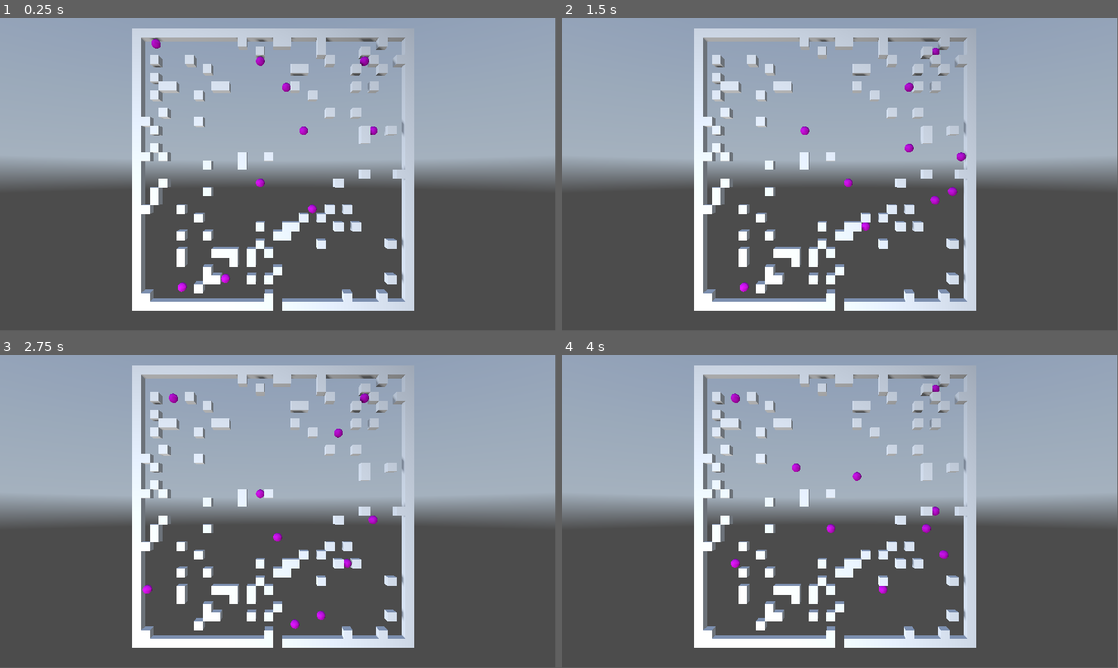
Above: before the commit, frames 1-4 (two rows, left to right).
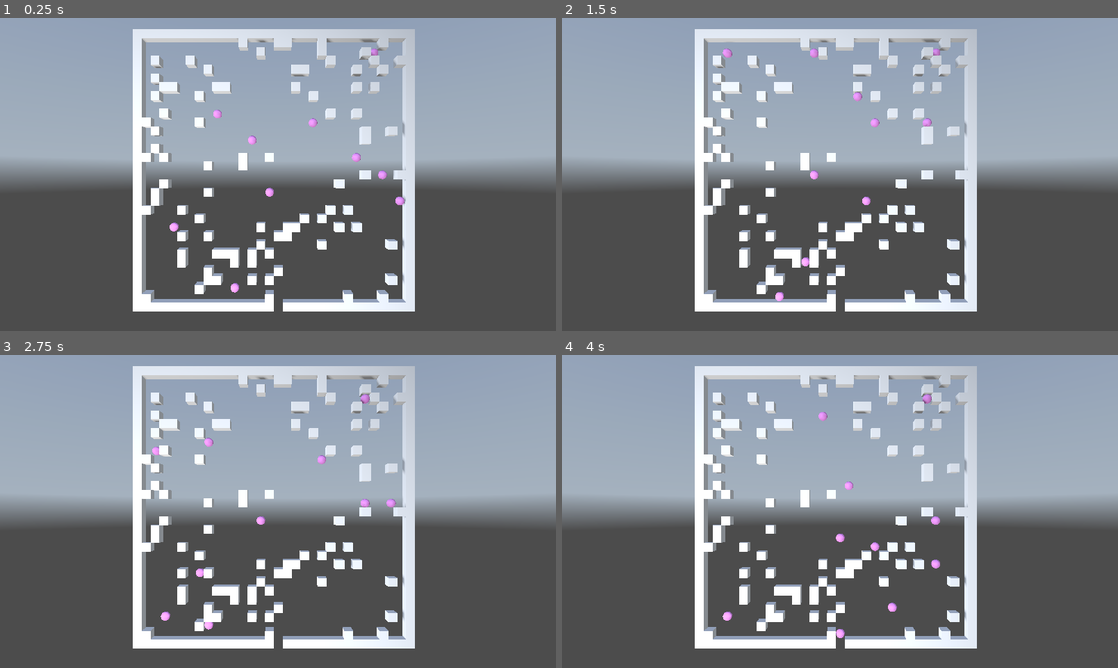
Above: after the commit, the same moments.

Repository: kasworld/gd4snakebyte3d
Game: Godot game, scene res://main.tscn
Two runs of this game, one before a commit and one after it. Both use one fixed random seed, a clock stepped at 60 frames per second and the inputs below. A sky picture missing from this copy of the repository is replaced by a grey-blue gradient.
Inputs (mouse positions are in pixels of both pictures, inside the frame that each line leads up to):
- Up to frame 1 (0.25 s): no input
- Up to frame 2 (1.5 s): tap Enter at 0.5 s; move the mouse to (962, 158) at 0.52 s; click (962, 158) at 0.67 s; move the mouse to (728, 190) at 1.27 s; click (728, 190) at 1.42 s
- Up to frame 3 (2.75 s): move the mouse to (333, 442) at 2.02 s; click (333, 442) at 2.17 s
- Up to frame 4 (4 s): move the mouse to (812, 574) at 2.77 s; click (812, 574) at 2.92 s; move the mouse to (1006, 558) at 3.52 s; click (1006, 558) at 3.67 s
In our replay, the window is 799x449 before the commit and 800x450 after it. These sizes can differ from the game's own. Grey fills any space a smaller window leaves; there, only what the larger window draws over its background counts as a difference.

The runs differ from the first frame. In frame 1, 5.1% of the frame differs, in the area x 23-100%, y 0-94%; in frame 2, 5.1%; in frame 3, 5.1%; in frame 4, 5.1%.

Commit message:
plum test

Diff:
--- a/lib/dir8_lib.gd
+++ b/lib/dir8_lib.gd
@@ -15,6 +15,10 @@
 
 static func Dir2Str(d :Dir) -> String:
 	return Dir.keys()[d]
+
+static func IsDiagonal(d :Dir) -> bool:
+	var vt = Dir2Vt[d]
+	return vt.x != 0 and vt.y != 0
 
 static func DirOpppsite(d :Dir) -> Dir:
 	return (d + Dir.size()/2) % Dir.size()
--- a/main.gd
+++ b/main.gd
@@ -1,6 +1,4 @@
 extends Node3D
-
-
 
 func _ready() -> void:
 	var vp_size = get_viewport().get_visible_rect().size
@@ -9,3 +7,17 @@
 	$Camera3D.position = Vector3(centerx, centery, Settings.FieldWidth)
 	$Camera3D.look_at(Vector3(centerx, centery, 0))
 	$OmniLight3D.position = Vector3(0, 0, Settings.FieldWidth)
+
+var key2fn = {
+	KEY_ESCAPE:_on_button_esc_pressed,
+}
+func _unhandled_input(event: InputEvent) -> void:
+	if event is InputEventKey and event.pressed:
+		var fn = key2fn.get(event.keycode)
+		if fn != null:
+			fn.call()
+	elif event is InputEventMouseButton and event.is_pressed():
+		pass
+
+func _on_button_esc_pressed() -> void:
+	get_tree().quit()
--- a/main.tscn
+++ b/main.tscn
@@ -13,6 +13,9 @@
 [sub_resource type="Environment" id="Environment_lquwl"]
 background_mode = 2
 sky = SubResource("Sky_1bvp3")
+ambient_light_source = 3
+ambient_light_color = Color(1, 1, 1, 1)
+ambient_light_sky_contribution = 0.9
 
 [node name="Main" type="Node3D"]
 script = ExtResource("1_ig7tw")
--- a/plum.gd
+++ b/plum.gd
@@ -1,14 +1,16 @@
 extends Node3D
 class_name Plum
 
+var number :int
 var pos2d :Vector2i
 var move_dir :Dir8Lib.Dir
 var field :PlacedThings
 
 func _to_string() -> String:
-	return "Plum (%d,%d) %s" % [pos2d.x,pos2d.y, move_dir]
+	return "Plum%d (%d,%d) %s" % [number, pos2d.x,pos2d.y, move_dir]
 
-func init(f :PlacedThings, p2d :Vector2i, d :Dir8Lib.Dir) -> Plum:
+func init(f :PlacedThings, p2d :Vector2i, d :Dir8Lib.Dir, n :int) -> Plum:
+	number = n
 	field = f
 	pos2d = p2d
 	move_dir = d
@@ -45,8 +47,12 @@
 func move2d() -> void:
 	var new_dir = find_new_dir(pos2d, move_dir)
 	if field_get(pos2d, new_dir) == null : # 이동 가능
-		move_dir = new_dir
-		pos2d = pos2d + Dir8Lib.Dir2Vt[move_dir]
+		pos2d = pos2d + Dir8Lib.Dir2Vt[new_dir]
+		if move_dir != new_dir:
+			if not Dir8Lib.IsDiagonal(move_dir):
+				move_dir = Dir8Lib.DiagonalList.pick_random()
+			else:
+				move_dir = new_dir
 	else:
 		print_debug(self)
-		move_dir = Dir8Lib.DiagonalList.pick_random()
+		move_dir = Dir8Lib.Dir.values().pick_random()
--- a/plum.tscn
+++ b/plum.tscn
@@ -3,7 +3,7 @@
 [ext_resource type="Script" uid="uid://jhaourn2k7qe" path="res://plum.gd" id="1_3dh1o"]
 
 [sub_resource type="StandardMaterial3D" id="StandardMaterial3D_3dh1o"]
-albedo_color = Color(0.855315, 0.00064707, 0.866748, 1)
+albedo_color = Color(1, 0.643137, 1, 1)
 
 [sub_resource type="SphereMesh" id="SphereMesh_3dh1o"]
 material = SubResource("StandardMaterial3D_3dh1o")
--- a/project.godot
+++ b/project.godot
@@ -25,3 +25,5 @@
 
 window/size/viewport_width=1920
 window/size/viewport_height=1080
+window/stretch/mode="viewport"
+window/stretch/aspect="ignore"
--- a/stage.gd
+++ b/stage.gd
@@ -14,11 +14,11 @@
 	#field.set_at( Vector2i(Settings.FieldWidth/2, 0), Things.Goal)
 	$Walls.field2wall(field)
 	for i in 10:
-		var pl = plum_scene.instantiate().init(field, rand2dpos() , Dir8Lib.DiagonalList.pick_random())
+		var pl = plum_scene.instantiate().init(field, rand2dpos() , Dir8Lib.DiagonalList.pick_random(), i)
 		add_child(pl)
 		plum_list.append(pl)
 
-func _process(delta: float) -> void:
+func process_frame() -> void:
 	for p in plum_list:
 		p.move2d()
 		p.position = p.get_pos3d()
@@ -36,3 +36,7 @@
 
 func rand2dpos() -> Vector2i:
 	return Vector2i( randi_range(1,Settings.FieldWidth-2), randi_range(1,Settings.FieldHeight-2) )
+
+
+func _on_timer_timeout() -> void:
+	process_frame()
--- a/stage.tscn
+++ b/stage.tscn
@@ -7,3 +7,9 @@
 script = ExtResource("1_6eo5e")
 
 [node name="Walls" parent="." instance=ExtResource("2_aees8")]
+
+[node name="Timer" type="Timer" parent="."]
+wait_time = 0.1
+autostart = true
+
+[connection signal="timeout" from="Timer" to="." method="_on_timer_timeout"]
